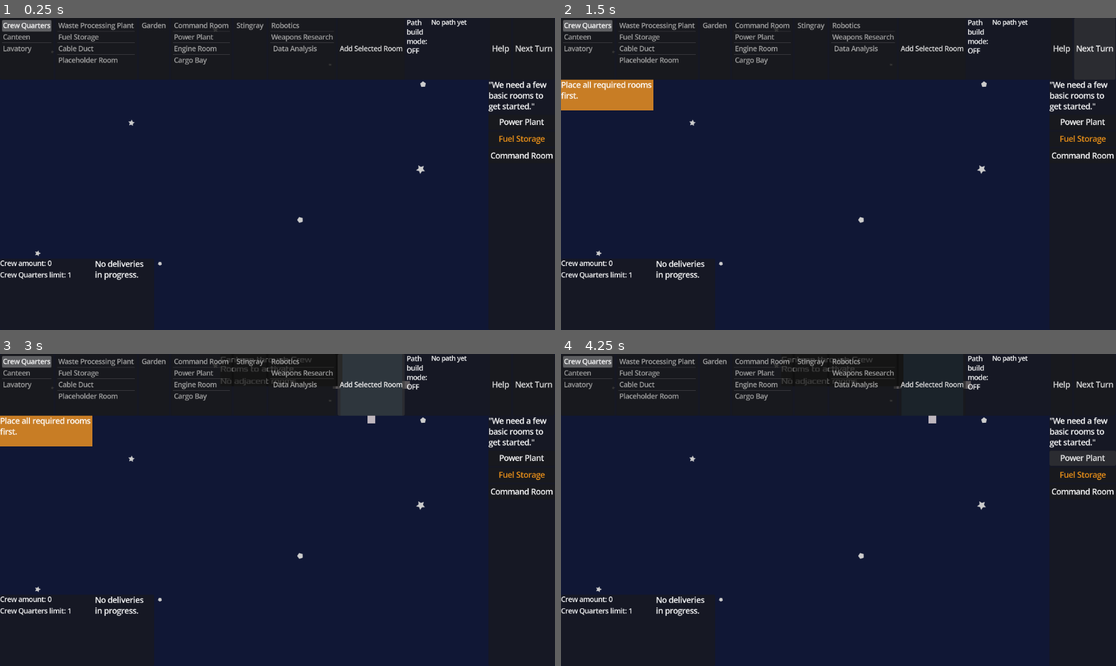
Above: before the commit, frames 1-4 (two rows, left to right).
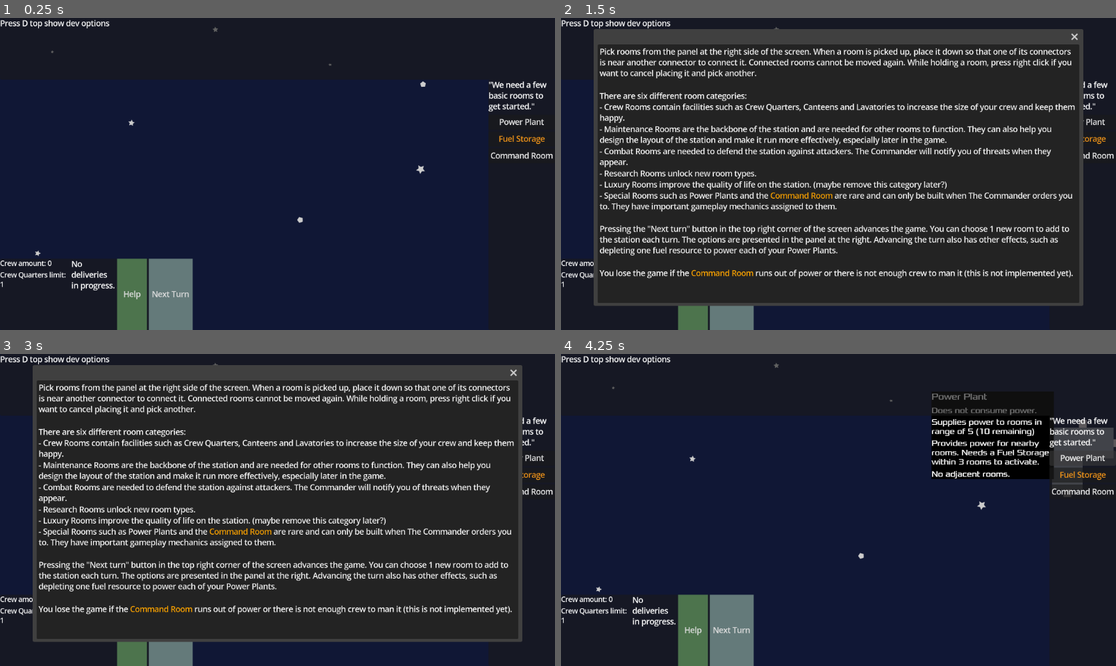
Above: after the commit, the same moments.

Repository: juhanikat/mothership
Game: Godot game, scene res://scenes/main.tscn
Two runs of this game, one before a commit and one after it. Both use one fixed random seed, a clock stepped at 60 frames per second and the inputs below.
Inputs (mouse positions are in pixels of both pictures, inside the frame that each line leads up to):
- Up to frame 1 (0.25 s): no input
- Up to frame 2 (1.5 s): click "Help" at 0.5 s; click "Next Turn" at 1.25 s
- Up to frame 3 (3 s): click "Next Turn" at 2 s; click (371, 385) at 2.75 s, where only the run before the commit has a clickable "Add Selected Room"
- Up to frame 4 (4.25 s): click "Power Plant" at 3.5 s

The runs differ from the first frame. In frame 1, 5.6% of the frame differs, in the area x 0-100%, y 0-100%; in frame 2, 24%; in frame 3, 25%; in frame 4, 11%.

Commit message:
small fixes

Diff:
--- a/RoomData.gd
+++ b/RoomData.gd
@@ -16,7 +16,7 @@
 	RoomCategory.RESEARCH_ROOM: Color(0.678, 0.0, 0.68),
 	RoomCategory.COMBAT_ROOM: Color(0.681, 0.257, 0.219),
 	RoomCategory.LUXURY_ROOM: Color(0.394, 0.834, 0.113),
-	RoomCategory.SPECIAL_ROOM: Color(1.0, 1.0, 1.0)
+	RoomCategory.SPECIAL_ROOM: Color(0.925, 0.925, 0.925)
 	}
 
 
--- a/captain/CaptainData.gd
+++ b/captain/CaptainData.gd
@@ -28,8 +28,8 @@
 # Orders that can be chosen randomly
 const basic_orders = {
 	Order.NEUTRAL_ORDER: _neutral_order,
-	Order.COMBAT_WARNING_ORDER: _combat_warning_order,
-	Order.COMBAT_CRITICAL_ORDER: _combat_critical_order
+	#Order.COMBAT_WARNING_ORDER: _combat_warning_order,
+	#Order.COMBAT_CRITICAL_ORDER: _combat_critical_order
 	}
 
 # These orders can appear e.g. on specific turns
--- a/project.godot
+++ b/project.godot
@@ -87,6 +87,11 @@
 "events": [Object(InputEventMouseButton,"resource_local_to_scene":false,"resource_name":"","device":-1,"window_id":0,"a …(253 unchanged characters)…
 ]
 }
+show_dev_toolbar={
+"deadzone": 0.2,
+"events": [Object(InputEventKey,"resource_local_to_scene":false,"resource_name":"","device":-1,"window_id":0,"alt_pressed":false,"shift_pressed":false,"ctrl_pressed":false,"meta_pressed":false,"pressed":false,"keycode":0,"physical_keycode":68,"key_label":0,"unicode":100,"location":0,"echo":false,"script":null)
+]
+}
 
 [layer_names]
 
--- a/room/RoomGameplay.gd
+++ b/room/RoomGameplay.gd
@@ -65,6 +65,8 @@
 		parent_room.add_to_group("WPP")
 	elif parent_room_type == RoomType.DATA_ANALYSIS:
 		parent_room.add_to_group("DataAnalysis")
+	elif parent_room_type == RoomType.CARGO_BAY:
+		parent_room.add_to_group("CargoBay")
 
 
 	power_usage = _data["power_usage"]
@@ -251,9 +253,10 @@
 					GlobalNotice.display("Could not deliver Fuel: There aren't any Fuel Storages on the station.")
 					return
 				else:
-					var random_fuel_storage = all_fuel_storages.pick_random()
+					var random_fuel_storage: Room = all_fuel_storages.pick_random()
 					random_fuel_storage.gameplay.fuel_remaining += 5
 					random_fuel_storage.room_info.update_fuel_remaining_label(random_fuel_storage.gameplay.fuel_remaining)
+					random_fuel_storage.highlight()
 					GlobalNotice.display("Fuel delivered.")
 			elif current_delivery.type == "Rations":
 				GlobalNotice.display("Rations delivered.")
--- a/scenes/hud.gd
+++ b/scenes/hud.gd
@@ -19,7 +19,8 @@
 
 @export var delivery_info_label: RichTextLabel
 
-
+@export var dev_toolbar: HBoxContainer
+@export var dev_options_hint_label: RichTextLabel
 
 
 @onready var main: Main = get_parent()
@@ -62,6 +63,15 @@
 
 	crew_quarters_limit = main.crew_quarters_limit
 	crew_quarters_limit_label.text = "Crew Quarters limit: %s" % [str(crew_quarters_limit)]
+
+	# hidden by default, press D to show in-game!
+	dev_toolbar.hide()
+
+
+func _unhandled_input(event: InputEvent) -> void:
+	if event.is_action_pressed("show_dev_toolbar"):
+		dev_options_hint_label.hide()
+		dev_toolbar.show()
 
 
 func find_room_data_by_name(room_name: String) -> Dictionary:
--- a/scenes/hud.tscn
+++ b/scenes/hud.tscn
@@ -1,8 +1,14 @@
-[gd_scene load_steps=2 format=3 uid="uid://d1spf4ifa2e2j"]
+[gd_scene load_steps=4 format=3 uid="uid://d1spf4ifa2e2j"]
 
 [ext_resource type="Script" uid="uid://bej65is377k75" path="res://scenes/hud.gd" id="1_ahhtf"]
 
-[node name="HUD" type="CanvasLayer" node_paths=PackedStringArray("crew_room_list", "maintenance_room_list", "luxury_room_list", "special_room_list", "combat_room_list", "research_room_list", "help_popup", "cargo_popup", "cargo_options_box", "path_build_mode_label", "path_info_label", "total_crew_amount_label", "crew_quarters_limit_label", "delivery_info_label")]
+[sub_resource type="StyleBoxFlat" id="StyleBoxFlat_ahhtf"]
+bg_color = Color(0.300296, 0.453884, 0.300172, 1)
+
+[sub_resource type="StyleBoxFlat" id="StyleBoxFlat_oo0fn"]
+bg_color = Color(0.392165, 0.478501, 0.478927, 1)
+
+[node name="HUD" type="CanvasLayer" node_paths=PackedStringArray("crew_room_list", "maintenance_room_list", "luxury_room_list", "special_room_list", "combat_room_list", "research_room_list", "help_popup", "cargo_popup", "cargo_options_box", "path_build_mode_label", "path_info_label", "total_crew_amount_label", "crew_quarters_limit_label", "delivery_info_label", "dev_toolbar", "dev_options_hint_label")]
 script = ExtResource("1_ahhtf")
 crew_room_list = NodePath("PanelContainer/TopBar/CrewRoomList")
 maintenance_room_list = NodePath("PanelContainer/TopBar/MaintenanceRoomList")
@@ -18,6 +24,8 @@
 total_crew_amount_label = NodePath("PanelContainer2/HBoxContainer/StatisticsVbox/TotalCrewAmountLabel")
 crew_quarters_limit_label = NodePath("PanelContainer2/HBoxContainer/StatisticsVbox/CrewQuartersLimitLabel")
 delivery_info_label = NodePath("PanelContainer2/HBoxContainer/DeliveryInfoLabel")
+dev_toolbar = NodePath("PanelContainer/TopBar")
+dev_options_hint_label = NodePath("PanelContainer/DevOptionsHintLabel")
 
 [node name="PanelContainer" type="PanelContainer" parent="."]
 anchors_preset = -1
@@ -27,6 +35,10 @@
 grow_vertical = 2
 metadata/_edit_use_anchors_ = true
 
+[node name="DevOptionsHintLabel" type="RichTextLabel" parent="PanelContainer"]
+layout_mode = 2
+text = "Press D top show dev options"
+
 [node name="TopBar" type="HBoxContainer" parent="PanelContainer"]
 layout_mode = 2
 
@@ -104,25 +116,15 @@
 theme_override_font_sizes/normal_font_size = 13
 text = "path build mode label"
 fit_content = true
-
-[node name="HelpButton" type="Button" parent="PanelContainer/TopBar"]
-layout_mode = 2
-focus_mode = 0
-text = "Help"
-
-[node name="NextTurnButton" type="Button" parent="PanelContainer/TopBar"]
-layout_mode = 2
-focus_mode = 0
-text = "Next Turn"
 
 [node name="PanelContainer2" type="PanelContainer" parent="."]
 anchors_preset = -1
 anchor_top = 0.771605
 anchor_right = 0.277778
 anchor_bottom = 1.0
-offset_bottom = -6.10352e-05
-grow_horizontal = 2
-grow_vertical = 2
+offset_right = 79.9998
+offset_bottom = 6.10352e-05
+grow_vertical = 0
 metadata/_edit_use_anchors_ = true
 
 [node name="HBoxContainer" type="HBoxContainer" parent="PanelContainer2"]
@@ -152,6 +154,22 @@
 size_flags_stretch_ratio = 0.63
 text = "delivery info here"
 fit_content = true
+
+[node name="HelpButton" type="Button" parent="PanelContainer2/HBoxContainer"]
+layout_mode = 2
+size_flags_horizontal = 3
+size_flags_stretch_ratio = 0.43
+focus_mode = 0
+theme_override_styles/normal = SubResource("StyleBoxFlat_ahhtf")
+text = "Help"
+
+[node name="NextTurnButton" type="Button" parent="PanelContainer2/HBoxContainer"]
+layout_mode = 2
+size_flags_horizontal = 3
+size_flags_stretch_ratio = 0.63
+focus_mode = 0
+theme_override_styles/normal = SubResource("StyleBoxFlat_oo0fn")
+text = "Next Turn"
 
 [node name="CargoPopup" type="PopupPanel" parent="."]
 title = "Cargo"
@@ -190,9 +208,7 @@
 size_flags_horizontal = 4
 size_flags_vertical = 4
 bbcode_enabled = true
-text = "Your goal is to survive as long as you can!
-
-When a room is picked up, place it down so that one of its connectors is near another connector to connect it. Connected rooms cannot be moved again. While holding a room, press right click if you want to cancel placing it and pick another.
+text = "Pick rooms from the panel at the right side of the screen. When a room is picked up, place it down so that one of its connectors is near another connector to connect it. Connected rooms cannot be moved again. While holding a room, press right click if you want to cancel placing it and pick another.
 
 There are six different room categories:
 - Crew Rooms contain facilities such as Crew Quarters, Canteens and Lavatories to increase the size of your crew and keep them happy.
@@ -202,13 +218,13 @@
 - Luxury Rooms improve the quality of life on the station. (maybe remove this category later?)
 - Special Rooms such as Power Plants and the [color=orange]Command Room[/color] are rare and can only be built when The Commander orders you to. They have important gameplay mechanics assigned to them.
 
-Pressing the \"Next turn\" button in the top right corner of …(216 unchanged characters)… ource to power each of your Power Plants, and depleting one food resource per crew member to feed them.
-
-You lose the game if the [color=orange]Command Room[/color] runs out of power or there is not enough crew to man it.
+Pressing the \"Next turn\" button in the top right corner of …(216 unchanged characters)… ource to power each of your Power Plants.
+
+You lose the game if the [color=orange]Command Room[/color] runs out of power or there is not enough crew to man it (this is not implemented yet).
 "
 fit_content = true
 metadata/_edit_use_anchors_ = true
 
 [connection signal="pressed" from="PanelContainer/TopBar/AddRoomButton" to="." method="_on_add_room_button_pressed"]
-[connection signal="pressed" from="PanelContainer/TopBar/HelpButton" to="." method="_on_help_button_pressed"]
-[connection signal="pressed" from="PanelContainer/TopBar/NextTurnButton" to="." method="_on_next_turn_button_pressed"]
+[connection signal="pressed" from="PanelContainer2/HBoxContainer/HelpButton" to="." method="_on_help_button_pressed"]
+[connection signal="pressed" from="PanelContainer2/HBoxContainer/NextTurnButton" to="." method="_on_next_turn_button_pressed"]
--- a/scenes/notice.gd
+++ b/scenes/notice.gd
@@ -17,9 +17,15 @@
 			stylebox.bg_color = Color(1.0, 0.608, 0.129, 0.769)
 	panel_container.add_theme_stylebox_override("panel", stylebox)
 
+	show()
 	animation_player.play("show_notification")
 	notification_timer.start(time)
 
 
 func _on_timer_timeout() -> void:
 	animation_player.play("hide_notification")
+
+
+func _on_animation_player_animation_finished(anim_name: StringName) -> void:
+	if anim_name == "hide_notification":
+		hide()
--- a/scenes/notice.tscn
+++ b/scenes/notice.tscn
@@ -32,7 +32,7 @@
 "times": PackedFloat32Array(0, 0.15),
 "transitions": PackedFloat32Array(1, 1),
 "update": 0,
-"values": [Vector2(0, 128), Vector2(-192, 128)]
+"values": [Vector2(0, 128), Vector2(-300, 128)]
 }
 
 [sub_resource type="Animation" id="Animation_a8rcd"]
@@ -90,3 +90,4 @@
 }
 
 [connection signal="timeout" from="Timer" to="." method="_on_timer_timeout"]
+[connection signal="animation_finished" from="AnimationPlayer" to="." method="_on_animation_player_animation_finished"]
